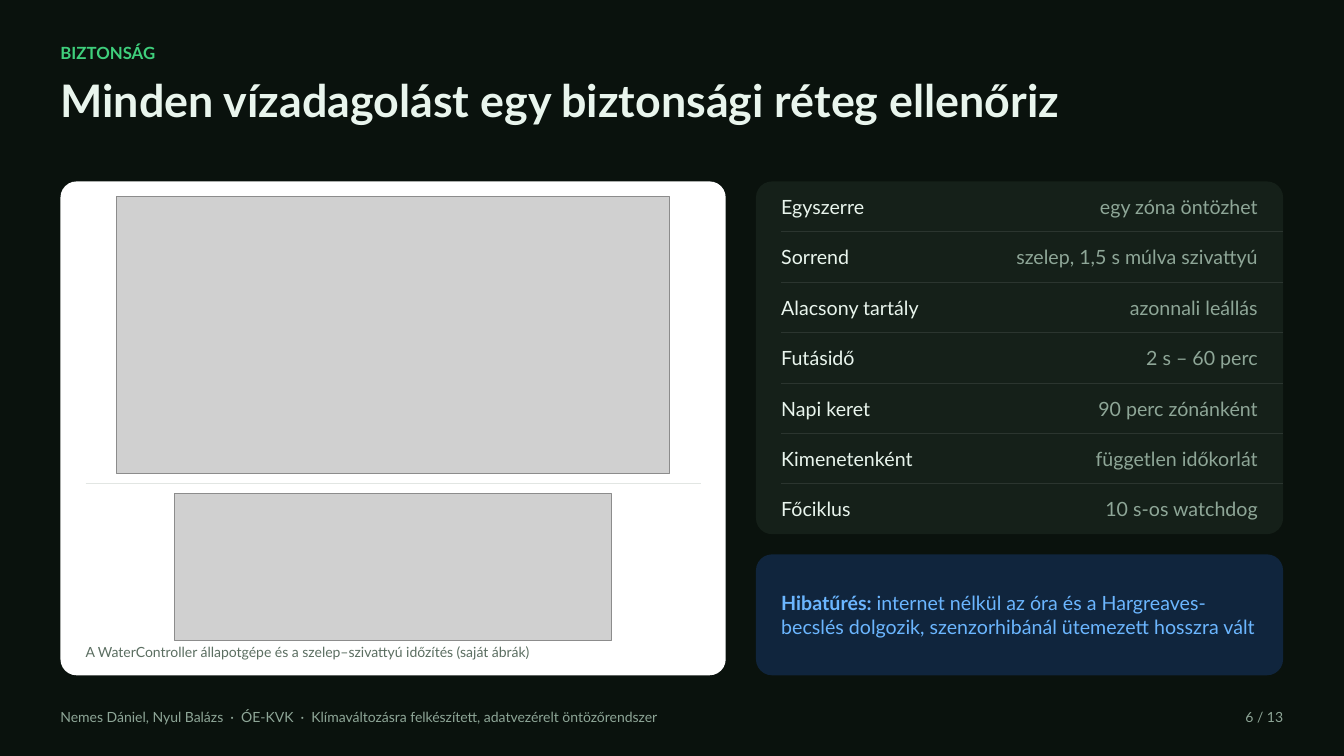
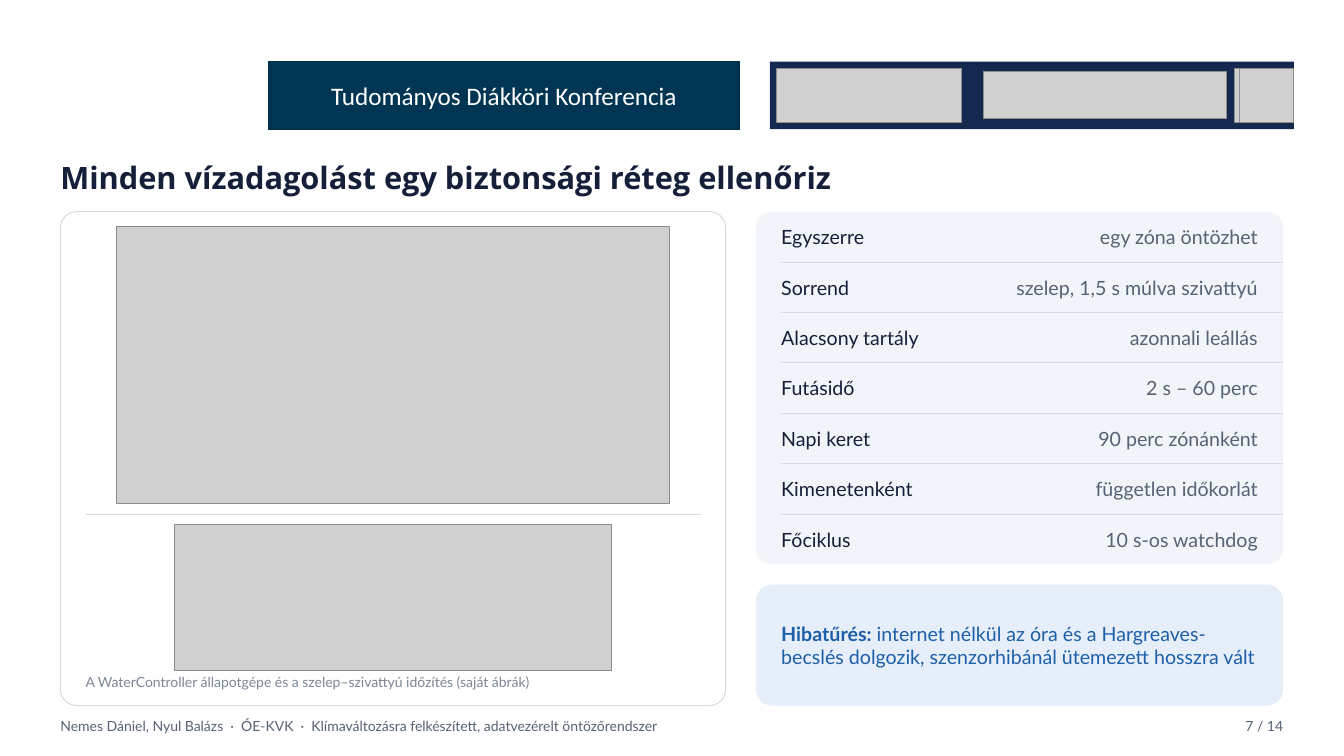
Before and after one commit to CITROMOSEPER/4-zone-irrigation-system-2026-TDK-Project, a slide deck: slide 7 of TDK_prezentacio_ND_NyB.pptx (slide 6 before the commit). Drawn at 1344x756 pixels with LibreOffice and Linux fonts; fonts in the diff are those of the drawing; grey boxes stand for pictures; background and template pictures are left out. Boxes give left, top, right and bottom in pixels: in the first picture for what was removed or moved away, otherwise in the second. Text is boxed around its words. In the diff, an @@ line names an element or a change of style, - is before the commit and + after.

```diff
--- a/TDK_prezentacio_ND_NyB.pptx
+++ b/TDK_prezentacio_ND_NyB.pptx
@@ background #0A120D to #FFFFFF at 36% opacity @@
@@ text removed at [60,45,155,59] @@
-BIZTONSÁG
@@ rectangle added at [269,62,740,129], fill #003654, outline #002F4A 1 pt, 18 pt, text #FFFFFF @@
+Tudományos Diákköri Konferencia
@@ rectangle added at [770,62,1295,129], fill #152950 @@
@@ picture added at [776,69,962,122] @@
@@ picture added at [983,72,1226,119] @@
@@ picture added at [1234,69,1288,122] @@
@@ picture added at [1240,69,1294,122] @@
@@ text "Minden vízadagolást egy biztonsági réteg ...": place and size @@
-text "Minden vízadagolást egy biztonsági réteg ..." at [60,83,1060,125]
+text "Minden vízadagolást egy biztonsági réteg ..." at [60,165,831,197]
@@ text "Minden vízadagolást egy biztonsági réteg ..." at [60,165,831,197]: size 32 to 22 pt, font Lato to Open Sans, text colour #E9F5ED to #151F39; line spacing 1 to 0.9; more space between paragraphs; vertical alignment top to bottom @@
@@ rounded rectangle at [60,212,726,706]: outline none to #D5DBE3 0.75 pt @@
@@ rounded rectangle at [756,212,1284,565]: fill #152019 to #F1F4F8 @@
@@ line removed from (781, 232) to (1284, 232) @@
@@ line (781, 262) - (1284, 262): stroke #2B352F 0.75 pt to #D5DBE3 0.75 pt @@
@@ line (781, 313) - (1284, 313): stroke #2B352F 0.75 pt to #D5DBE3 0.75 pt @@
@@ text colour #E9F5ED to #151F39 in 7 elements at [781,431,870,450], [781,481,912,496], [781,532,850,547], [781,230,864,248], [781,280,849,295], [781,330,918,349], [781,380,854,395] @@
@@ line (781, 363) - (1284, 363): stroke #2B352F 0.75 pt to #D5DBE3 0.75 pt @@
@@ text colour #8EA697 to #566275 in 8 elements at [60,719,657,734], [1098,431,1258,450], [1096,481,1258,500], [1105,532,1258,551], [1100,229,1258,248], [1016,280,1257,299], [1130,330,1257,345], [1146,381,1258,399] @@
@@ line (781, 413) - (1284, 413): stroke #2B352F 0.75 pt to #D5DBE3 0.75 pt @@
@@ 5 lines: place and size @@
-5 lines at [781,282,1284,484]
+5 lines at [781,262,1284,464]
@@ line (781, 464) - (1284, 464): stroke #2B352F 0.75 pt to #D5DBE3 0.75 pt @@
@@ line (86, 514) - (701, 514): stroke #E2E6E3 0.75 pt to #D5DBE3 0.75 pt @@
@@ line added from (781, 514) to (1284, 514), #D5DBE3 0.75 pt @@
@@ 16 texts, 3 rounded rectangles, 2 pictures, 1 line: place and size @@
-16 texts, 3 rounded rectangles, 2 pictures, 1 line at [60,181,1284,676]
+16 texts, 3 rounded rectangles, 2 pictures, 1 line at [60,212,1284,706]
@@ rounded rectangle at [756,585,1284,706]: fill #10253D to #E5EEF9 @@
@@ text "Hibatűrés: internet nélkül az óra ..." at [781,626,1254,668]: text colour #6BB6FF to #1D5FA8 @@
@@ text "A WaterController állapotgépe és a ..." at [86,676,529,690]: text colour #5B6E61 to #7B8696 @@
@@ text "Nemes Dániel, Nyul Balázs · ...": place and size @@
-text "Nemes Dániel, Nyul Balázs · ..." at [60,710,657,725]
+text "Nemes Dániel, Nyul Balázs · ..." at [60,719,657,734]
@@ text removed at [1245,712,1283,722] @@
-6 / 13
@@ text added at [1245,721,1283,731], 10 pt, text #566275 @@
+7 / 14
```
Also in this commit, not shown: 12 other slides changed, 1 slide added, 3 other files.
